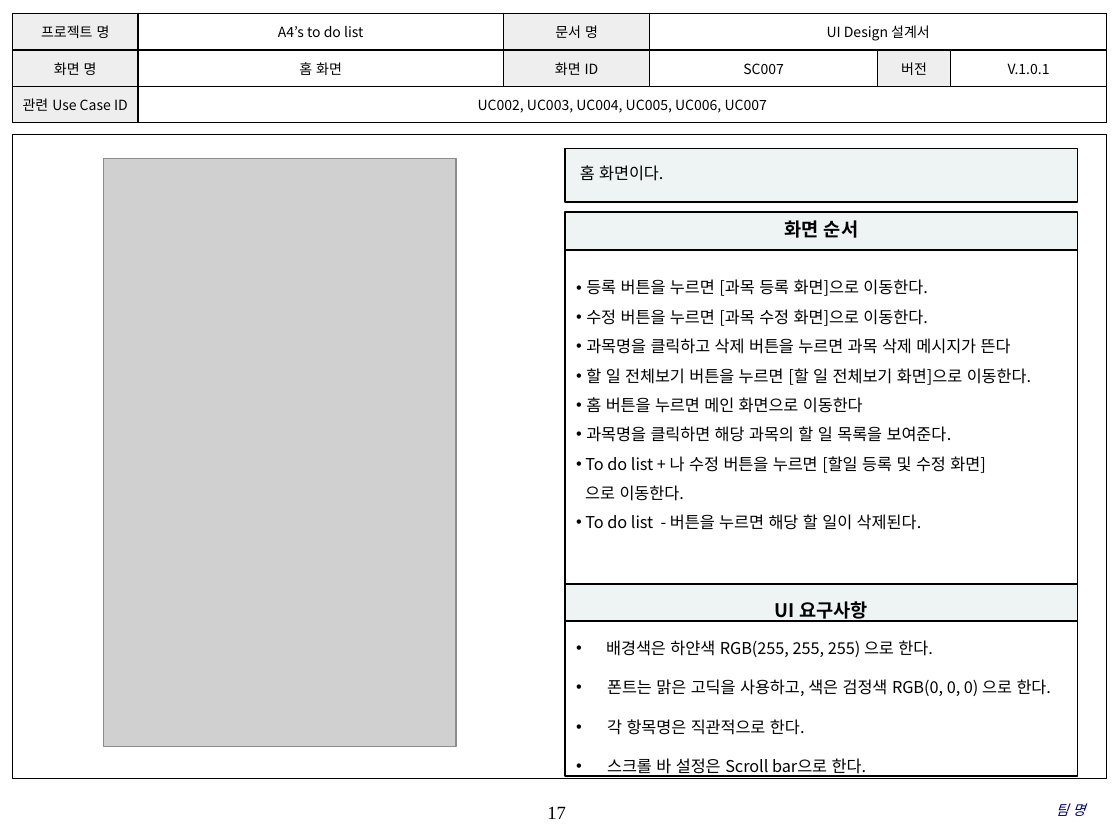
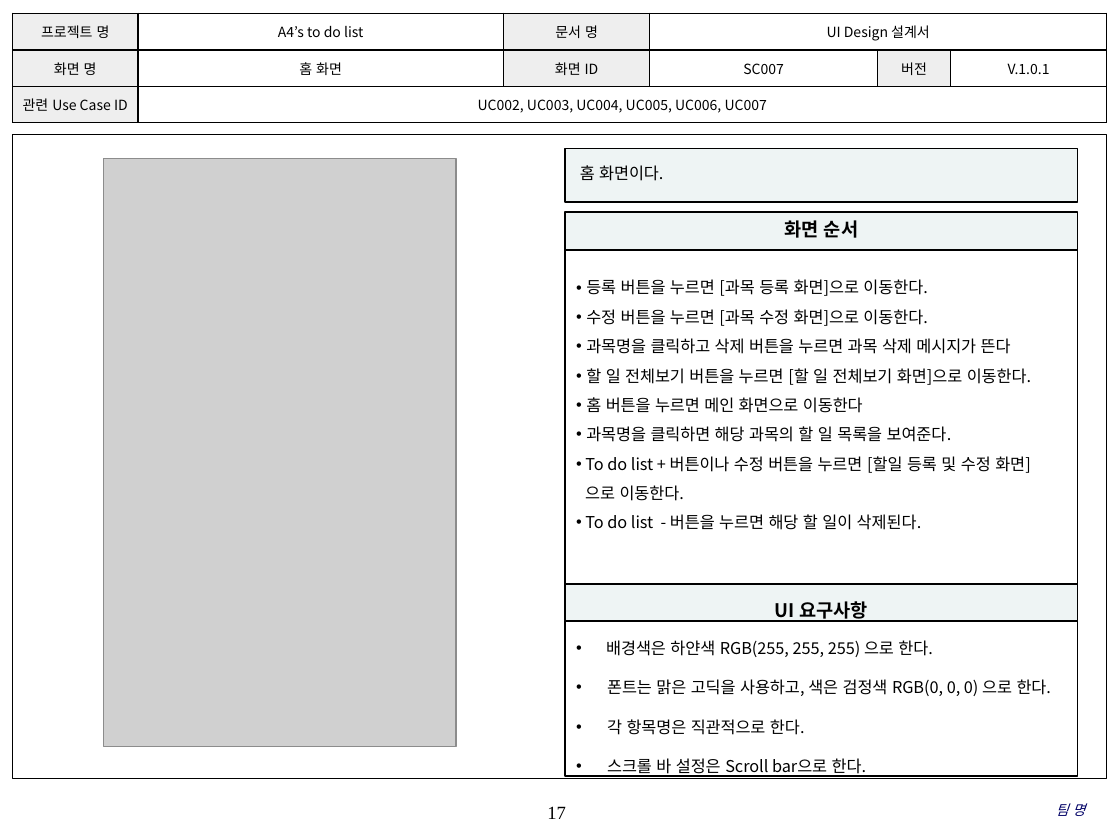
Before and after one commit to SMU-SE-Admin/18-1_4_A4_Doc, a slide deck: slide 17 of 03 설계/UI Design_4_A4_v.1.0.2.pptx. Drawn at 1120x840 pixels with LibreOffice and Linux fonts; fonts in the diff are those of the drawing; grey boxes stand for pictures; background and template pictures are left out. Boxes give left, top, right and bottom in pixels: in the first picture for what was removed or moved away, otherwise in the second. Text is boxed around its words. In the diff, an @@ line names an element or a change of style, - is before the commit and + after.

Commit message:
#1106 UI 설계서 최종본 업로드
구현에 따라 수정된 UI 설계서 최종본 업로드

```diff
--- a/03 설계/UI Design_4_A4_v.1.0.2.pptx
+++ b/03 설계/UI Design_4_A4_v.1.0.2.pptx
@@ text in rectangle at (585, 456, 1031, 473): text changed @@
-• To do list + 나 수정 버튼을 누르면 [할일 등록 및 수정 화면]
+• To do list + 버튼이나 수정 버튼을 누르면 [할일 등록 및 수정 화면]
```
Also in this commit, not shown: 1 other slide changed.
